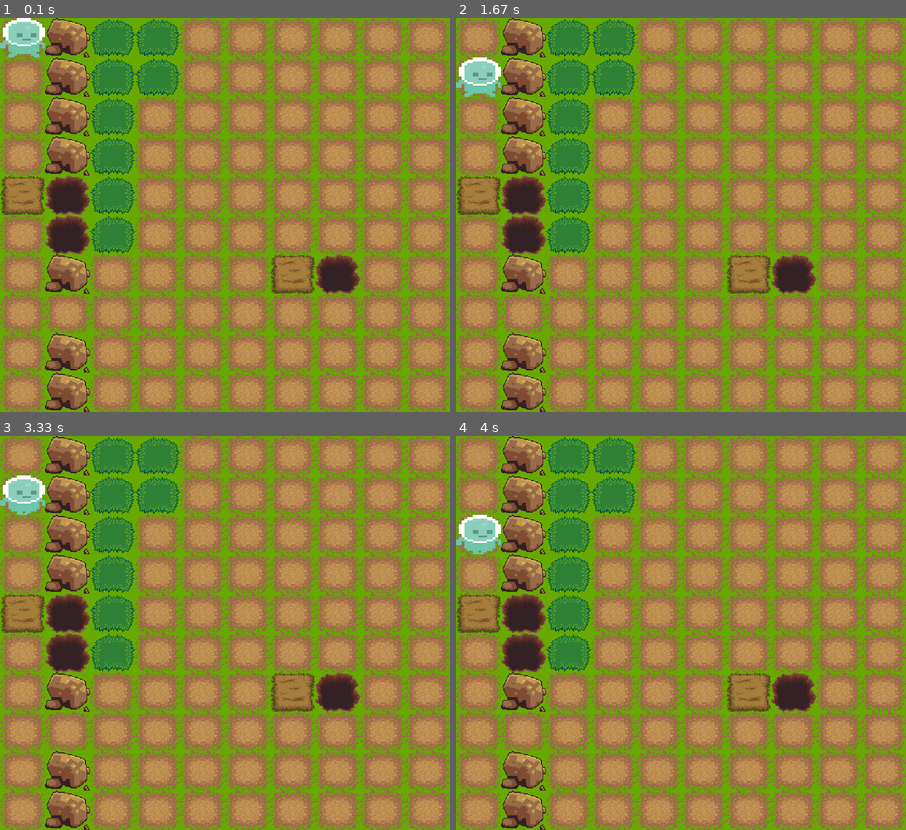
Above: before the commit, frames 1-4 (two rows, left to right).
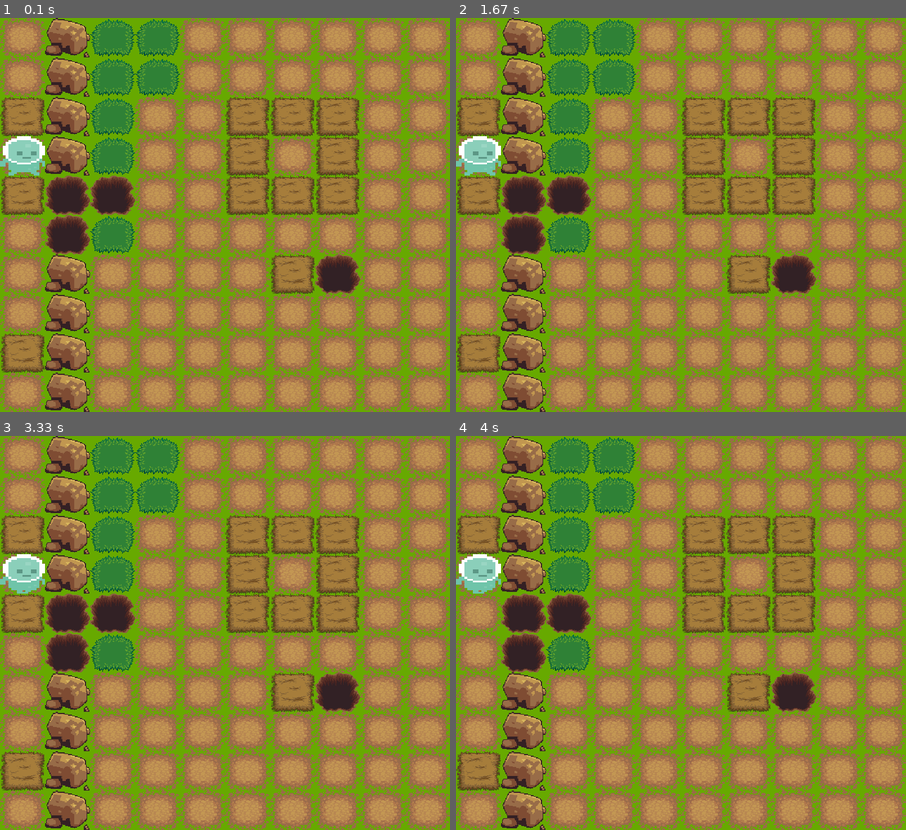
Above: after the commit, the same moments.

Repository: annagiszczak/empowerment
Game: pygame game, started from empower.py
The game is run twice, just before and just after one commit, with the same random seed, the same clock (stepped at 60 frames per second) and the same inputs.
Inputs:
- Up to frame 1 (0.1 s): no input
- Up to frame 2 (1.67 s): no input
- Up to frame 3 (3.33 s): tap Enter at 2.13, 3.07 s
- Up to frame 4 (4 s): no input

The runs differ from the first frame. In frame 1, 7.7% of the frame differs, in the area x 0-80%, y 0-90%; in frame 2, 7.7%; in frame 3, 7.7%; in frame 4, 7.8%, in the area x 0-80%, y 20-90%.

Commit message:
kinda working sianko moving

Diff:
--- a/empower.py
+++ b/empower.py
@@ -6,22 +6,20 @@
 import copy
 
 #Settings
-#test
 pygame.init()
 width = 800
 height = 700
 n = 10
 m = 10
-N = 100 #ilosc sekwencji
+N = 1000 #ilosc sekwencji
 L = 25 #dlugosc
-M = 4 #ilosc ruchow
+M = 8 #ilosc ruchow
 screen = pygame.display.set_mode((width, height))
 pygame.display.set_caption("Empowerment")
 clock = pygame.time.Clock()
 background = pygame.Surface((width, height))
 background.fill((103, 169, 0))
 # test_font = pygame.font.Font('./font/Pixeltype.ttf', 50)
-
 
 class Tiles(Enum):
     PATH = 0
@@ -32,24 +30,29 @@
     SIANO = 4
     SIANOHOLE = 5
 
+def ifBlock(value):
+    if(value == 0 or value == 3 or value == 5):
+        return False
+    else:
+        return True
 
 class Actions(Enum):
     UP = 0
     DOWN = 1
     LEFT = 2
     RIGHT = 3
-    # DO_UP = 4
-    # DO_DOWN = 5
-    # DO_LEFT = 6
-    # DO_RIGHT = 7
+    DO_UP = 4
+    DO_DOWN = 5
+    DO_LEFT = 6
+    DO_RIGHT = 7
 
 class Agent(pygame.sprite.Sprite):
     def __init__(self, x, y):
         super().__init__()
         self.x = x
         self.y = y
-
-        #
+        self.maSianko = False
+
         player_walk_1 = pygame.image.load('graphics/player/player_walk_1.png').convert_alpha()
         player_walk_1 = pygame.transform.scale(player_walk_1, (width/n,height/m))
         player_walk_2 = pygame.image.load('graphics/player/player_walk_2.png').convert_alpha()
@@ -58,88 +61,115 @@
         self.player_index = 0
         self.surface = self.player_walk[self.player_index]
         self.surface = pygame.transform.scale(self.surface, (width/n,height/m))
-        #
-
-        # self.surface = pygame.image.load('graphics/player.png').convert_alpha()
-        # self.surface = pygame.transform.scale(self.surface, (width/n,height/m))
-
-    def draw_agent(self,mapa):
+
+
+    def draw_agent(self, map):
         screen.blit(self.surface, (self.x*width/n,self.y*height/m))
         self.animation_state()
 
-        if(mapa[self.y][self.x]==Tiles.SIANO.value):
-            if(mapa[self.y+1][self.x]==Tiles.HOLE.value):
-                mapa[self.y+1][self.x]=Tiles.SIANOHOLE.value
-                mapa[self.y][self.x]=Tiles.PATH.value
-            elif(mapa[self.y-1][self.x]==Tiles.HOLE.value):
-                mapa[self.y-1][self.x]=Tiles.SIANOHOLE.value
-                mapa[self.y][self.x]=Tiles.PATH.value
-            elif(mapa[self.y][self.x+1]==Tiles.HOLE.value):
-                mapa[self.y][self.x+1]=Tiles.SIANOHOLE.value
-                mapa[self.y][self.x]=Tiles.PATH.value
-            elif(mapa[self.y][self.x-1]==Tiles.HOLE.value):
-                mapa[self.y][self.x-1]=Tiles.SIANOHOLE.value
-                mapa[self.y][self.x]=Tiles.PATH.value
-
-    def do(self, action, mapa):
-        if(action == Actions.UP.value and self.y > 0 and self.y < n and mapa[self.y-1][self.x] != Tiles.WALL.value and mapa[self.y-1][self.x] != Tiles.HOLE.value):
+    def do(self, action, map):
+        if(action == Actions.UP.value and (self.y > 0 and self.y < n) and not ifBlock(map[self.y-1][self.x])):
             self.y -= 1
-        elif(action == Actions.DOWN.value and self.y >= 0 and self.y < n-1 and mapa[self.y+1][self.x] != Tiles.WALL.value and mapa[self.y+1][self.x] != Tiles.HOLE.value):
+        elif(action == Actions.DOWN.value and (self.y >= 0 and self.y < n-1) and not ifBlock(map[self.y+1][self.x])):
             self.y += 1
-        elif(action == Actions.LEFT.value and self.x > 0 and self.x < m and mapa[self.y][self.x-1] != Tiles.WALL.value and mapa[self.y][self.x-1] != Tiles.HOLE.value):
+        elif(action == Actions.LEFT.value and (self.x > 0 and self.x < m) and not ifBlock(map[self.y][self.x-1])):
             self.x -= 1
-        elif(action == Actions.RIGHT.value and self.x >= 0 and self.x < m-1 and mapa[self.y][self.x+1] != Tiles.WALL.value and mapa[self.y][self.x+1] != Tiles.HOLE.value):
+        elif(action == Actions.RIGHT.value and (self.x >= 0 and self.x < m-1) and not ifBlock(map[self.y][self.x+1])):
             self.x += 1
 
-        # if(mapa[self.y][self.x]==Tiles.SIANO.value):
-        #     if(mapa[self.y+1][self.x]==Tiles.HOLE.value):
-        #         mapa[self.y+1][self.x]=Tiles.SIANOHOLE.value
-        #         mapa[self.y][self.x]=Tiles.PATH.value
-        #     elif(mapa[self.y-1][self.x]==Tiles.HOLE.value):
-        #         mapa[self.y-1][self.x]=Tiles.SIANOHOLE.value
-        #         mapa[self.y][self.x]=Tiles.PATH.value
-        #     elif(mapa[self.y][self.x+1]==Tiles.HOLE.value):
-        #         mapa[self.y][self.x+1]=Tiles.SIANOHOLE.value
-        #         mapa[self.y][self.x]=Tiles.PATH.value
-        #     elif(mapa[self.y][self.x-1]==Tiles.HOLE.value):
-        #         mapa[self.y][self.x-1]=Tiles.SIANOHOLE.value
-        #         mapa[self.y][self.x]=Tiles.PATH.value
-        # elif(action == Actions.DO_UP.value):
-        #     self.y -= 2
-        # elif(action == Actions.DO_DOWN.value):
-        #     self.y += 2
-        # elif(action == Actions.DO_LEFT.value):
-        #     self.x -= 2
-        # elif(action == Actions.DO_RIGHT.value):
-        #     self.x += 2
-
-    def quasiMove(self, initAction, sequence, mapa):
+        elif(action == Actions.DO_UP.value and (self.y > 0 and self.y < n) and map[self.y-1][self.x] == Tiles.SIANO.value):
+            if(self.maSianko):
+                if(map[self.y-1][self.x] == Tiles.PATH.value):
+                    map[self.y-1][self.x] = Tiles.SIANO.value
+                    self.maSianko = False
+                elif(map[self.y-1][self.x] == Tiles.HOLE.value):
+                    map[self.y-1][self.x] = Tiles.SIANOHOLE.value
+                    self.maSianko = False
+            else:
+                if(map[self.y-1][self.x] == Tiles.SIANO.value):
+                    map[self.y-1][self.x] = Tiles.PATH.value
+                    self.maSianko = True
+                elif(map[self.y-1][self.x] == Tiles.SIANOHOLE.value):
+                    map[self.y-1][self.x] = Tiles.HOLE.value
+                    self.maSianko = True
+
+        elif(action == Actions.DO_DOWN.value and (self.y >= 0 and self.y < n-1)):
+            if(self.maSianko):
+                if(map[self.y+1][self.x] == Tiles.PATH.value):
+                    map[self.y+1][self.x] = Tiles.SIANO.value
+                    self.maSianko = False
+                elif(map[self.y+1][self.x] == Tiles.HOLE.value):
+                    map[self.y+1][self.x] = Tiles.SIANOHOLE.value
+                    self.maSianko = False
+            else:
+                if(map[self.y+1][self.x] == Tiles.SIANO.value):
+                    map[self.y+1][self.x] = Tiles.PATH.value
+                    self.maSianko = True
+                elif(map[self.y+1][self.x] == Tiles.SIANOHOLE.value):
+                    map[self.y+1][self.x] = Tiles.HOLE.value
+                    self.maSianko = True
+
+        elif(action == Actions.DO_LEFT.value and (self.x > 0 and self.x < m)):
+            if(self.maSianko):
+                if(map[self.y][self.x-1] == Tiles.PATH.value):
+                    map[self.y][self.x-1] = Tiles.SIANO.value
+                    self.maSianko = False
+                elif(map[self.y][self.x-1] == Tiles.HOLE.value):
+                    map[self.y][self.x-1] = Tiles.SIANOHOLE.value
+                    self.maSianko = False
+            else:
+                if(map[self.y][self.x-1] == Tiles.SIANO.value):
+                    map[self.y][self.x-1] = Tiles.PATH.value
+                    self.maSianko = True
+                elif(map[self.y][self.x-1] == Tiles.SIANOHOLE.value):
+                    map[self.y][self.x-1] = Tiles.HOLE.value
+                    self.maSianko = True
+
+        elif(action == Actions.DO_RIGHT.value and (self.x >= 0 and self.x < m-1)):
+            if(self.maSianko):
+                if(map[self.y][self.x+1] == Tiles.PATH.value):
+                    map[self.y][self.x+1] = Tiles.SIANO.value
+                    self.maSianko = False
+                elif(map[self.y][self.x+1] == Tiles.HOLE.value):
+                    map[self.y][self.x+1] = Tiles.SIANOHOLE.value
+                    self.maSianko = False
+            else:
+                if(map[self.y][self.x+1] == Tiles.SIANO.value):
+                    map[self.y][self.x+1] = Tiles.PATH.value
+                    self.maSianko = True
+                elif(map[self.y][self.x+1] == Tiles.SIANOHOLE.value):
+                    map[self.y][self.x+1] = Tiles.HOLE.value
+                    self.maSianko = True
+
+
+    def quasiMove(self, initAction, sequence, map):
+        quasiMap = map.copy()
         quasiAgent = Agent(self.getXY()[0], self.getXY()[1])
-        quasiAgent.do(initAction,mapa)
+        quasiAgent.do(initAction,quasiMap)
         for action in sequence:
-            quasiAgent.do(action, mapa)
+            quasiAgent.do(action, quasiMap)
         return quasiAgent.getXY()
 
     def getXY(self):
         return [self.x, self.y]
 
-    def empsForActions(self, mapa):
+    def empsForActions(self, map):
         emps = []
-        for initAction in range(M):
+        for initAction in range(0,M):
             seqs =[]
             xys = []
             for i in range(N):
                 sequence = []
                 for j in range(L):
-                    sequence.append(np.random.randint(0,3)) #losowanie ruchow po DANYM ruchu (w prawo)
+                    sequence.append(np.random.randint(0, M-1)) #losowanie ruchow po DANYM ruchu (w prawo)
                 seqs.append(sequence)
             for i in range(N):
-                    xys.append(self.quasiMove(initAction, seqs[i], mapa))
+                    xys.append(self.quasiMove(initAction, seqs[i], map))
             emps.append(len(np.unique(xys, axis=0)))
         return emps
 
-    def empowered(self, mapa):
-        emps = self.empsForActions(mapa)
+    def empowered(self, map):
+        emps = self.empsForActions(map)
         print(emps)
         indices = [index for index, item in enumerate(emps) if item == max(emps)]
         i = np.random.randint(len(indices))
@@ -150,21 +180,12 @@
         self.player_index += 1
         if self.player_index >= len(self.player_walk):self.player_index = 0
         self.surface = self.player_walk[int(self.player_index)]
-        print(int(self.player_index))
-
-
-class Our_map:
-    def __init__(self):
-        self.coords = np.array([[0,1,3,3,0,0,0,0,0,0],
-                                [0,1,3,3,0,0,0,0,0,0],
-                                [0,1,3,0,0,0,0,0,0,0],
-                                [0,1,3,0,0,0,0,0,0,0],
-                                [4,-1,3,0,0,0,0,0,0,0],
-                                [0,-1,3,0,0,0,0,0,0,0],
-                                [0,1,0,0,0,0,4,-1,0,0],
-                                [0,0,0,0,0,0,0,0,0,0],
-                                [0,1,0,0,0,0,0,0,0,0],
-                                [0,1,0,0,0,0,0,0,0,0]])
+        # print(int(self.player_index))
+
+
+class OurMap:
+    def __init__(self, coords):
+        self.coords = coords
         self.path_surface = pygame.image.load('graphics/path.png').convert_alpha()
         self.path_surface = pygame.transform.scale(self.path_surface, (width/n,height/m))
         self.grass_surface = pygame.image.load('graphics/grass.png').convert_alpha()
@@ -188,7 +209,9 @@
         # self.hole_surface.fill("Black")
 
 
-    def draw_map(self):
+
+
+    def drawMap(self):
         n,m = self.coords.shape
         for j in range(n):
             for i in range(m):
@@ -205,18 +228,30 @@
                 elif(self.coords[i,j] == Tiles.SIANOHOLE.value):
                     screen.blit(self.holewith_surface, (j*width/n,i*height/m))
 
-
-our_map = Our_map()
-agent = Agent(0,0)
+coords  = np.array([[0,1,3,3,0,0,0,0,0,0],
+                    [0,1,3,3,0,0,0,0,0,0],
+                    [4,1,3,0,0,4,4,4,0,0],
+                    [0,1,3,0,0,4,0,4,0,0],
+                    [4,-1,-1,0,0,4,4,4,0,0],
+                    [0,-1,3,0,0,0,0,0,0,0],
+                    [0,1,0,0,0,0,4,-1,0,0],
+                    [0,1,0,0,0,0,0,0,0,0],
+                    [4,1,0,0,0,0,0,0,0,0],
+                    [0,1,0,0,0,0,0,0,0,0]])
+
+ourMap = OurMap(coords)
+agent = Agent(0,3)
 while True:
     for event in pygame.event.get():
         if event.type == pygame.QUIT:
             pygame.quit()
             exit()
     screen.blit(background, (0, 0))
-    our_map.draw_map()
-    agent.draw_agent(our_map.coords)
-    agent.do(agent.empowered(our_map.coords), our_map.coords)
+    ourMap.drawMap()
+    agent.draw_agent(ourMap.coords)
+    agent.do(agent.empowered(ourMap.coords), ourMap.coords)
+    # agent.do(4, ourMap.coords)
+    print()
 
     pygame.display.update()
     clock.tick(3)
